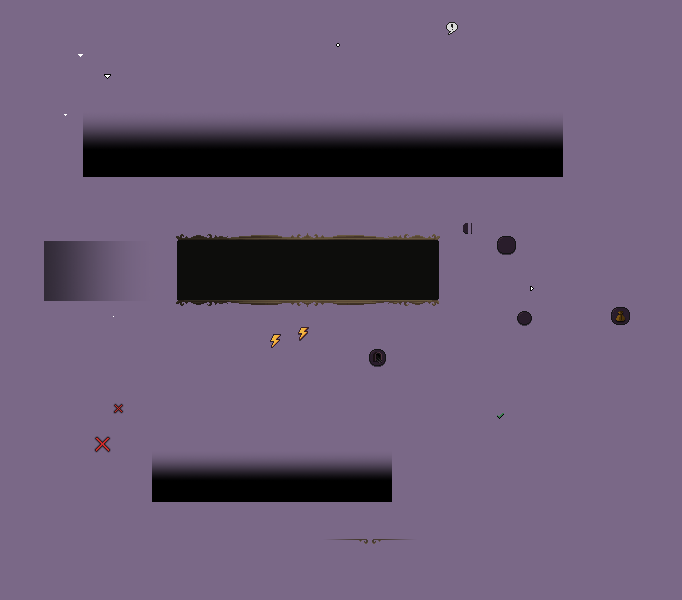
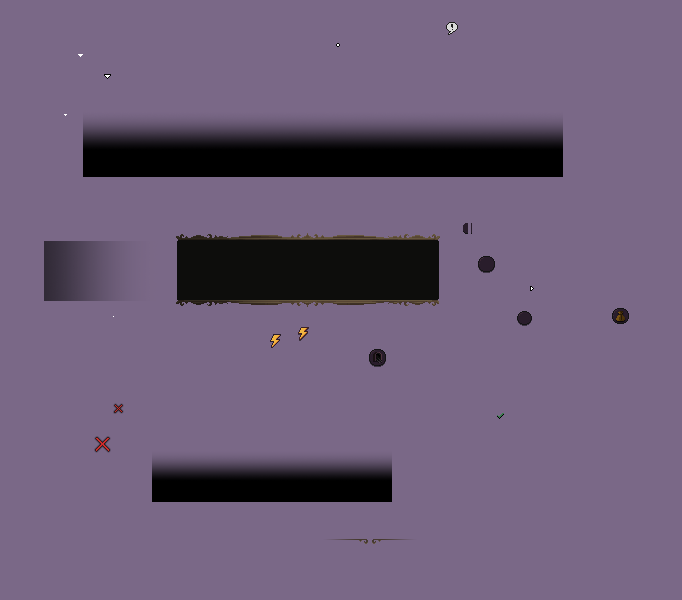
Layered file, before and after one edit (682x600). Changes by layer:
painted on "Slot" over [611, 307, 630, 325]
painted on "EquipmentSlot.png" over [478, 236, 516, 272]
